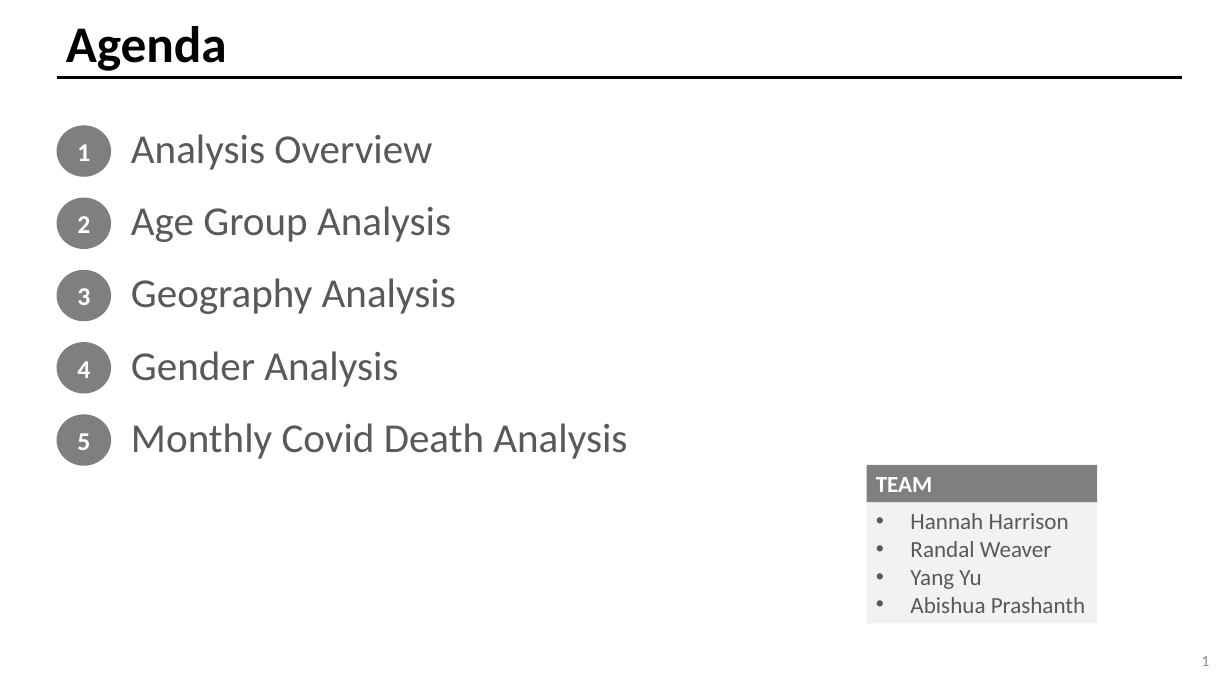
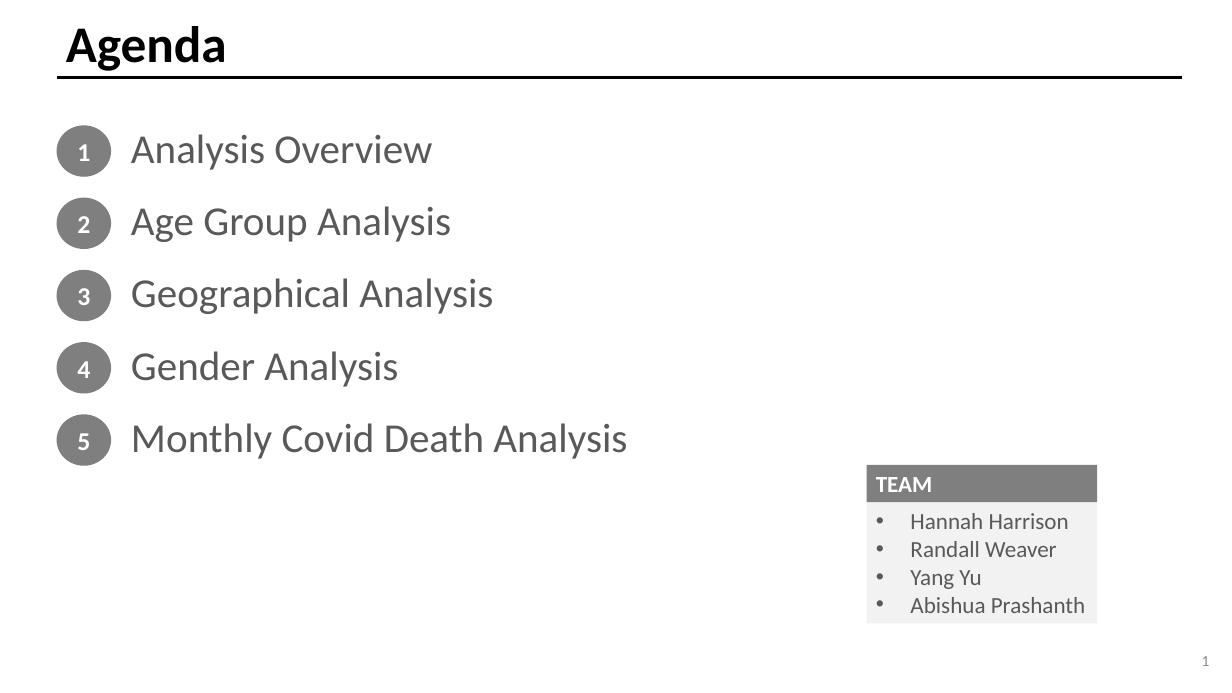
Before and after one commit to randallwvr90/Covid-Deaths-Analysis, a slide deck: slide 2 of Covid_Deaths_Analysis.pptx. Drawn at 1232x693 pixels with LibreOffice and Linux fonts; fonts in the diff are those of the drawing. Boxes give left, top, right and bottom in pixels: in the first picture for what was removed or moved away, otherwise in the second. Text is boxed around its words. In the diff, an @@ line names an element or a change of style, - is before the commit and + after.

```diff
--- a/Covid_Deaths_Analysis.pptx
+++ b/Covid_Deaths_Analysis.pptx
@@ text at <box>131,278,493,314</box>: text changed @@
-Geography Analysis
+Geographical Analysis
@@ text in rectangle at <box>910,541,1057,557</box>: text changed @@
-• Randal Weaver
+• Randall Weaver
```
Also in this commit, not shown: 2 other slides changed.
